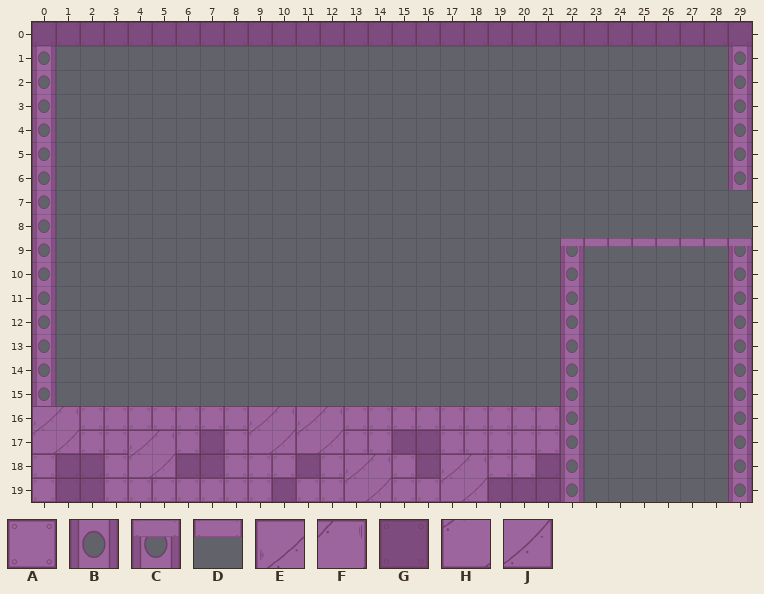
One commit to this Tiled map: android/assets/spaceship1.tmx. That is the earlier state.
Cells are 100x100 px. Shown: x 0..29, y 0..19. The commit also replaced the tileset; all pictures use the new one.
Key: from "tileset": A 0 "wall", B 1 "wall", C 3 "wall", D 4 "wall", E 5, F 6, G 7, H 10, J 11.
_ is an empty cell.
Layer "Tile Layer 1" before, first column x 0:
 0 GGGGGGGGGGGGGGGGGGGGGGGGGGGGGG
 1 B____________________________B
 2 B____________________________B
 3 B____________________________B
 4 B____________________________B
 5 B____________________________B
 6 B____________________________B
 7 B_____________________________
 8 B_____________________________
 9 B_____________________CDDDDDDC
10 B_____________________B______B
11 B_____________________B______B
12 B_____________________B______B
13 B_____________________B______B
14 B_____________________B______B
15 B_____________________B______B
16 EFAAAAAAAEFEFAAAAAAAAAB______B
17 HJAAEFAGAHJHJAAGGAAAAAB______B
18 AGGAHJGGAAAGAEFAGEFAAGB______B
19 AGGAAAAAAAGAAHJAAHJGGGB______B
The same view after the edit:
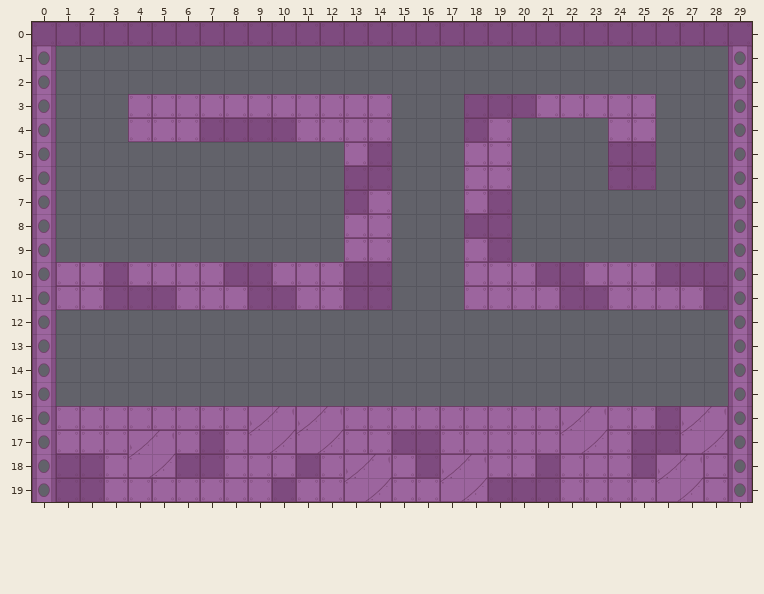
Tiles of an added or newly shown layer are drawn over the layers below it.
The edit:
Changed rows in their new state; . is an unchanged cell.
Layer "Tile Layer 1" (removed):
first column x 0:
 9 ......................________
10 ......................_.......
11 ......................_.......
12 ......................_.......
13 ......................_.......
14 ......................_.......
15 ......................_.......
16 __...................._.......
17 __...................._.......
18 _....................._.......
19 _....................._.......
Layer "walls" (added):
first column x 1:
 3 ...AAAAAAAAAAA...GGGAAAAA....
 4 ...AAAGGGGAAAA...GA....AA....
 5 ............AG...AA....GG....
 6 ............GG...AA....GG....
 7 ............GA...AG.........B
 8 ............AA...GG.........B
 9 ............AA...AG.........B
10 AAGAAAAGGAAAGG...AAAGGAAAGGG.
11 AAGGGAAAGGAAGG...AAAAGGAAAAG.
first column x 0:
16 BA....................EFAAGEF
17 BA....................HJAGGHJ
18 B.....................AAAGEFA
19 B.....................AAAAHJA
